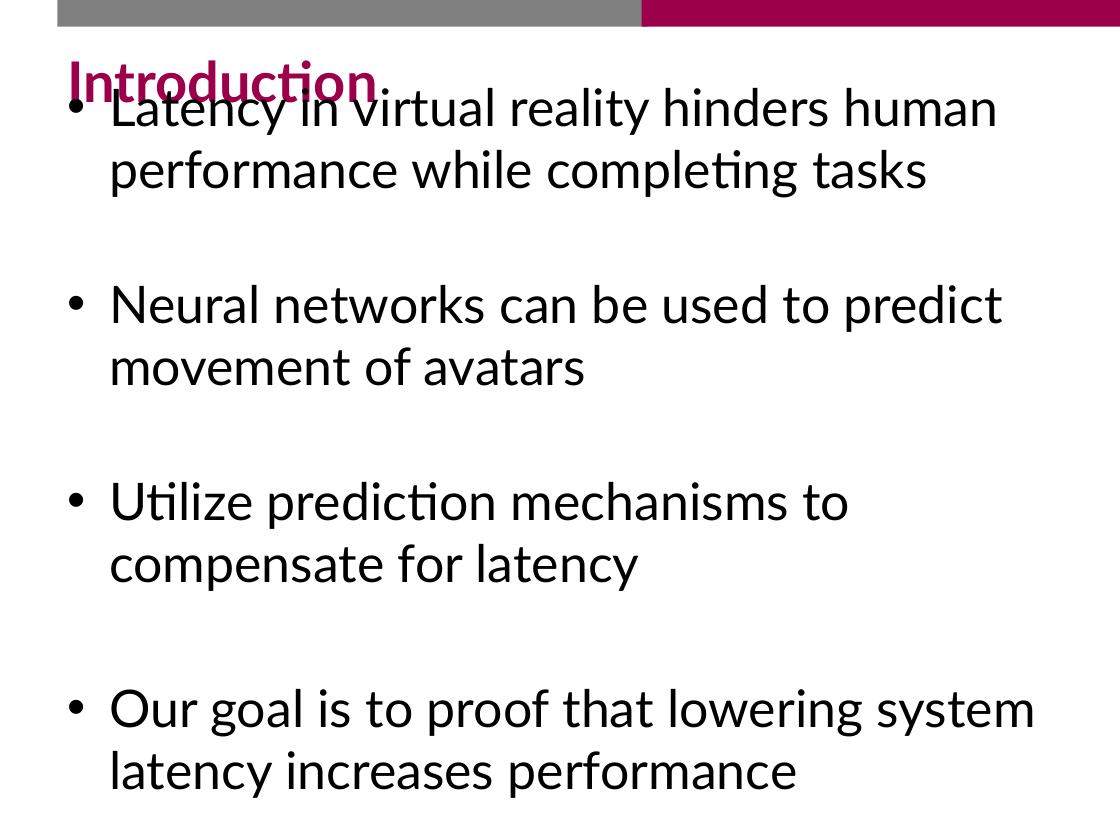
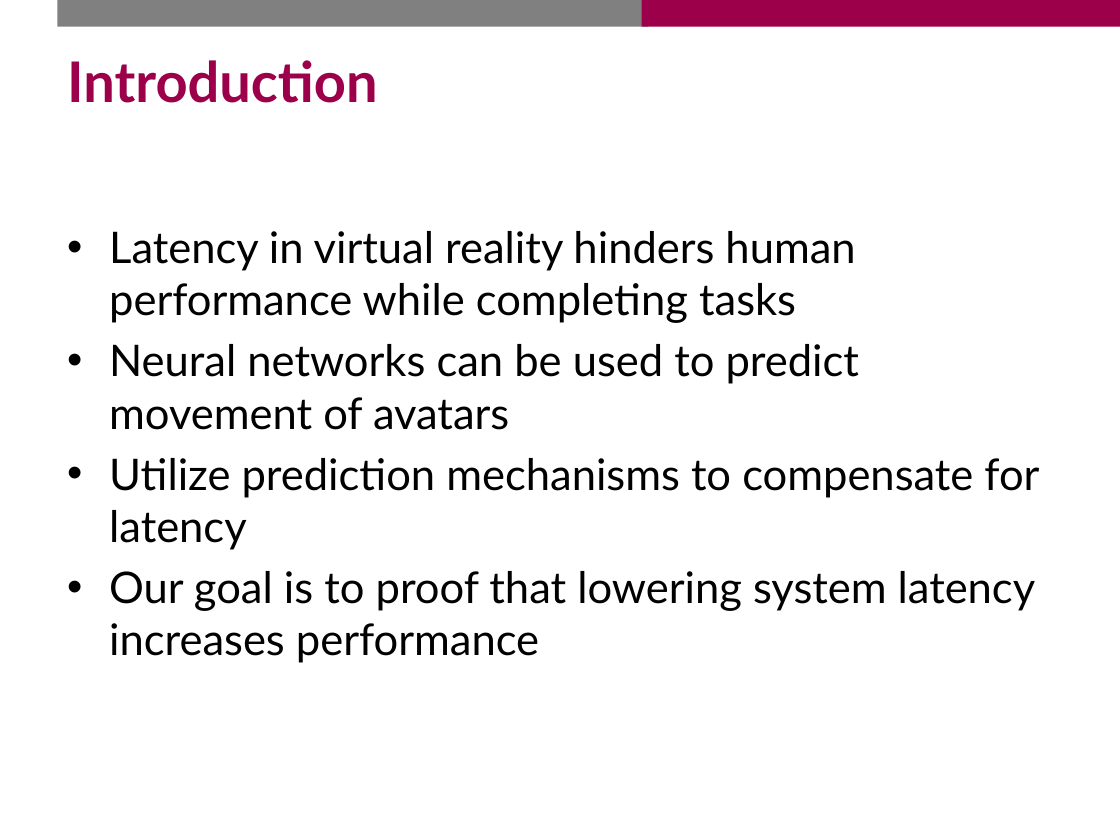
Before and after one commit to Cele3x/research-seminar, a slide deck: slide 2 of status-reports/20200115/predicting_avatar_movements.pptx. Drawn at 1120x840 pixels with LibreOffice and Linux fonts; fonts in the diff are those of the drawing; background and template pictures are left out. Boxes give left, top, right and bottom in pixels: in the first picture for what was removed or moved away, otherwise in the second. Text is boxed around its words. In the diff, an @@ line names an element or a change of style, - is before the commit and + after.

```diff
--- a/status-reports/20200115/predicting_avatar_movements.pptx
+++ b/status-reports/20200115/predicting_avatar_movements.pptx
@@ text "Latency in virtual reality hinders ..." at [109, 231, 1039, 663]: size 33.3 to 28 pt; less space between paragraphs @@
```
Also in this commit, not shown: 1 other slide changed, 2 slides added, 3 slides removed.
